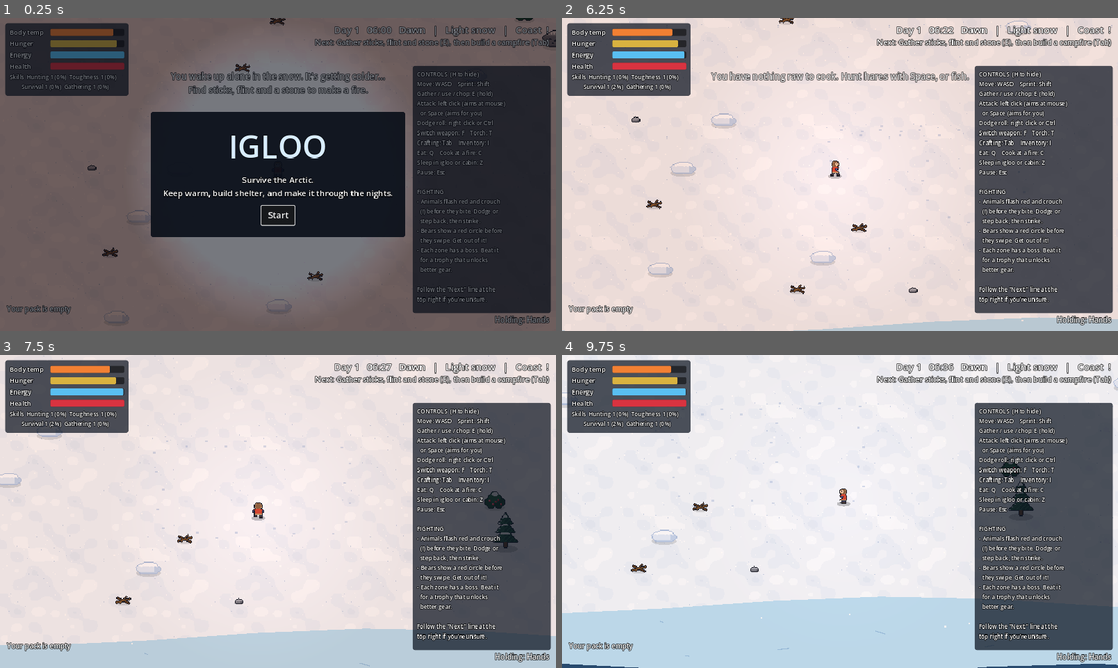
Above: before the commit, frames 1-4 (two rows, left to right).
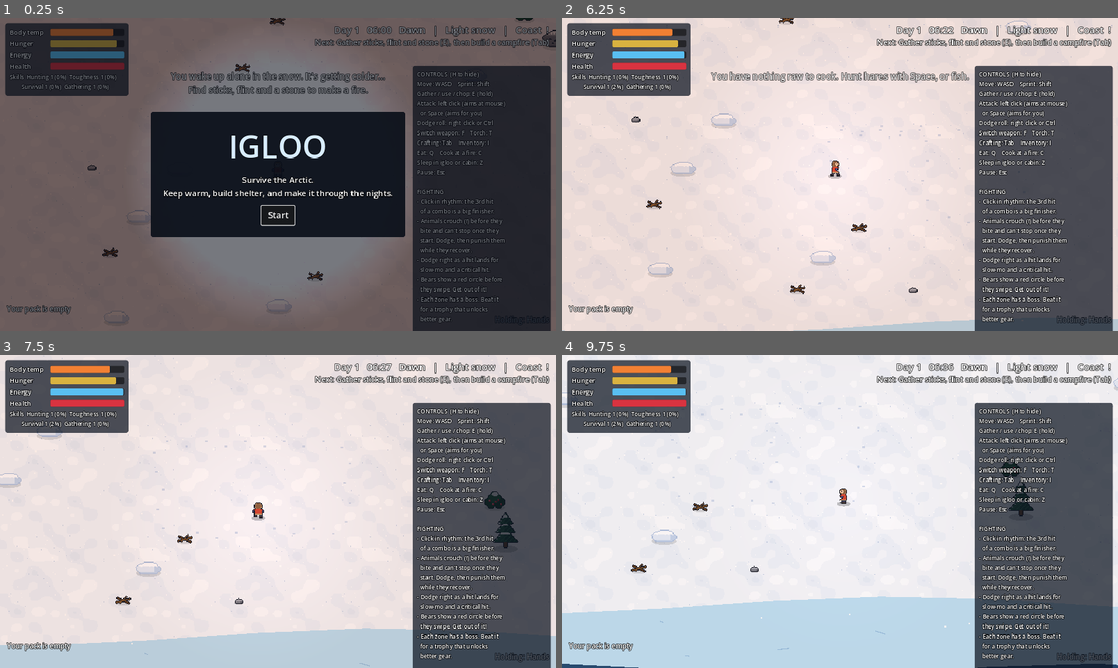
Above: after the commit, the same moments.

Repository: erik123567/Igloo
Game: Godot game, scene res://main.tscn
The game is run twice, just before and just after one commit, with the same random seed, the same clock (stepped at 60 frames per second) and the same inputs.
Inputs (mouse positions are in pixels of both pictures, inside the frame that each line leads up to):
- Up to frame 1 (0.25 s): no input
- Up to frame 2 (6.25 s): click "Start" at 0.5 s; tap Enter (continue) at 1.25, 2.85 s; move the mouse to (962, 158) at 1.27 s; hold D (move_right) 1.28-2.03 s; tap Space (attack) at 1.35 s; click (962, 158) at 1.42 s; move the mouse to (728, 190) at 2.02 s; hold S (move_down) 2.03-2.78 s; click (728, 190) at 2.1 s; move the mouse to (895, 105) at 2.77 s; hold D (move_right) 2.78-3.53 s; move the mouse to (812, 237) at 3.52 s; hold W (move_up) 3.53-4.28 s; tap C (cook) at 3.6 s; click (812, 237) at 3.67 s; move the mouse to (1006, 221) at 4.27 s; hold A (move_left) 4.28-5.78 s; tap 1 (craft_1) at 4.35 s; move the mouse to (673, 127) at 5.02 s; tap 2 (craft_2) at 5.1 s; move the mouse to (867, 174) at 5.77 s; hold S (move_down) from 5.78 s (still down); tap 3 (craft_3) at 5.85 s; click (867, 174) at 5.92 s
- Up to frame 3 (7.5 s): move the mouse to (194, 433) at 6.52 s; release S (move_down) at 6.53 s; hold D (move_right) 6.53-7.28 s; tap 4 (craft_4) at 6.6 s; move the mouse to (400, 495) at 7.27 s; hold W (move_up) from 7.28 s (still down); tap 5 (craft_5) at 7.35 s
- Up to frame 4 (9.75 s): move the mouse to (728, 527) at 8.02 s; release W (move_up) at 8.03 s; hold D (move_right) 8.03-8.78 s; tap 6 (craft_6) at 8.1 s; click (728, 527) at 8.17 s; move the mouse to (895, 442) at 8.77 s; hold S (move_down) 8.78-9.53 s; tap 7 (craft_7) at 8.85 s; move the mouse to (812, 574) at 9.52 s; hold A (move_left) from 9.53 s (still down); tap 8 (craft_8) at 9.6 s

The runs differ from the first frame. In frame 1, 2.6% of the frame differs, in the area x 74-100%, y 57-100%; in frame 2, 3.6%; in frame 3, 3.6%; in frame 4, 3.7%.

Commit message:
Help: explain combos and perfect dodges
Co-Authored-By: Claude Opus 5.5 <noreply@anthropic.com>
Claude-Session: https://claude.ai/code/session_01YCsowYakhHQPR7bwZeZjoV

Diff:
--- a/scripts/hud.gd
+++ b/scripts/hud.gd
@@ -25,9 +25,14 @@
 Pause: Esc
 
 FIGHTING
-- Animals flash red and crouch
-  (!) before they bite. Dodge or
-  step back, then strike.
+- Click in rhythm: the 3rd hit
+  of a combo is a big finisher.
+- Animals crouch (!) before they
+  bite and can't stop once they
+  start. Dodge, then punish them
+  while they recover.
+- Dodge right as a hit lands for
+  slow-mo and a critical hit.
 - Bears show a red circle before
   they swipe. Get out of it!
 - Each zone has a boss. Beat it
